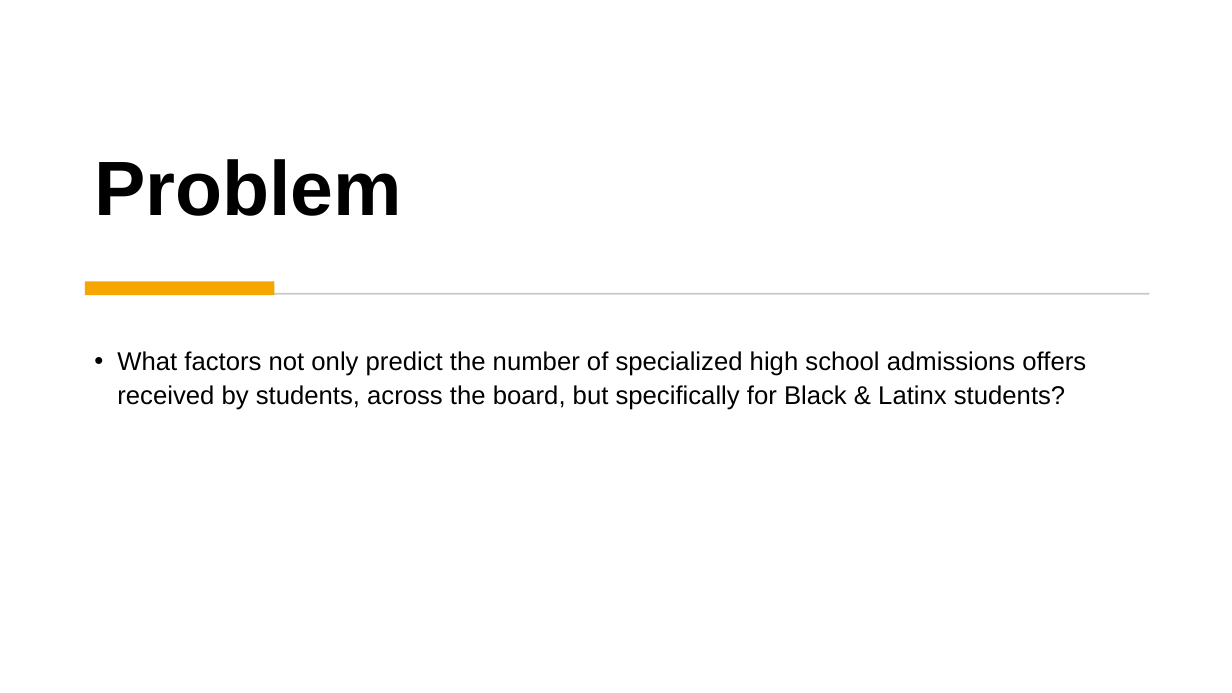
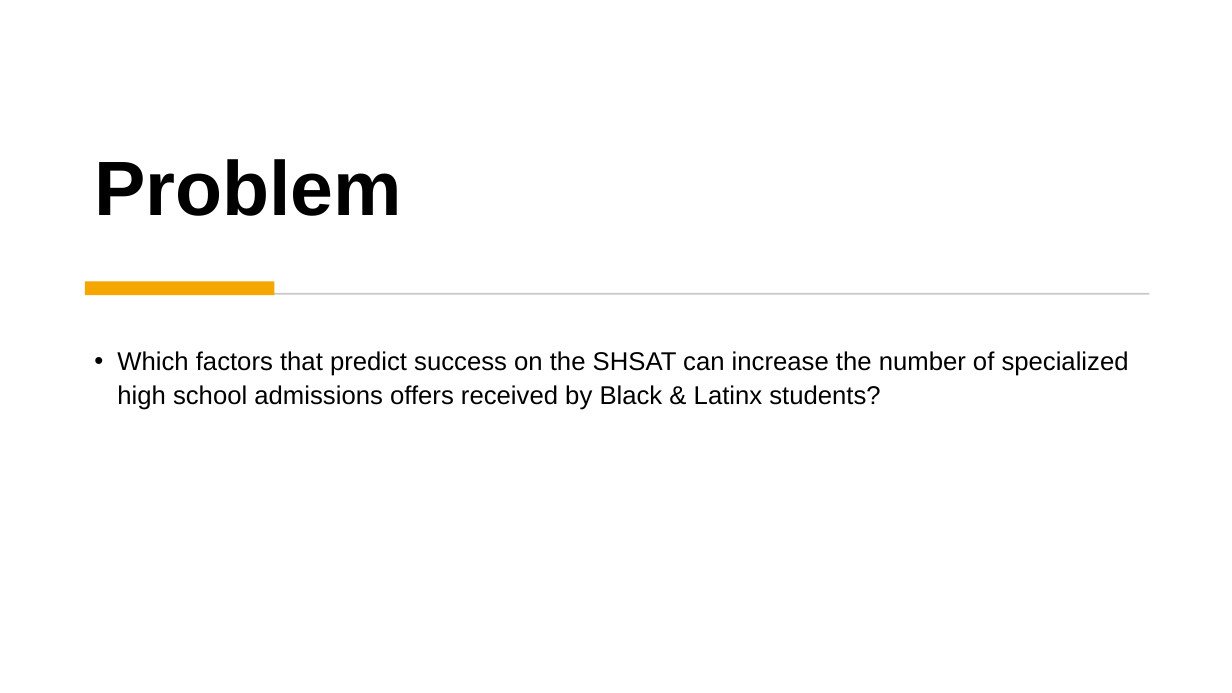
Before and after one commit to dj-m/CapstoneTwo, a slide deck: slide 3 of reports/submission/Capstone_Final_Presentation.pptx. Drawn at 1232x693 pixels with LibreOffice and Linux fonts; fonts in the diff are those of the drawing. Boxes give left, top, right and bottom in pixels: in the first picture for what was removed or moved away, otherwise in the second. Text is boxed around its words. In the diff, an @@ line names an element or a change of style, - is before the commit and + after.

```diff
--- a/reports/submission/Capstone_Final_Presentation.pptx
+++ b/reports/submission/Capstone_Final_Presentation.pptx
@@ text at (117, 351, 1129, 410): text changed @@
-• What factors not only predict the number of specialized high school admissions offers received by students, across the board, but specifically for Black & Latinx students?
+• Which factors that predict success on the SHSAT can increase the number of specialized high school admissions offers received by Black & Latinx students?
```
Also in this commit, not shown: 5 other slides changed, 1 slide removed.
